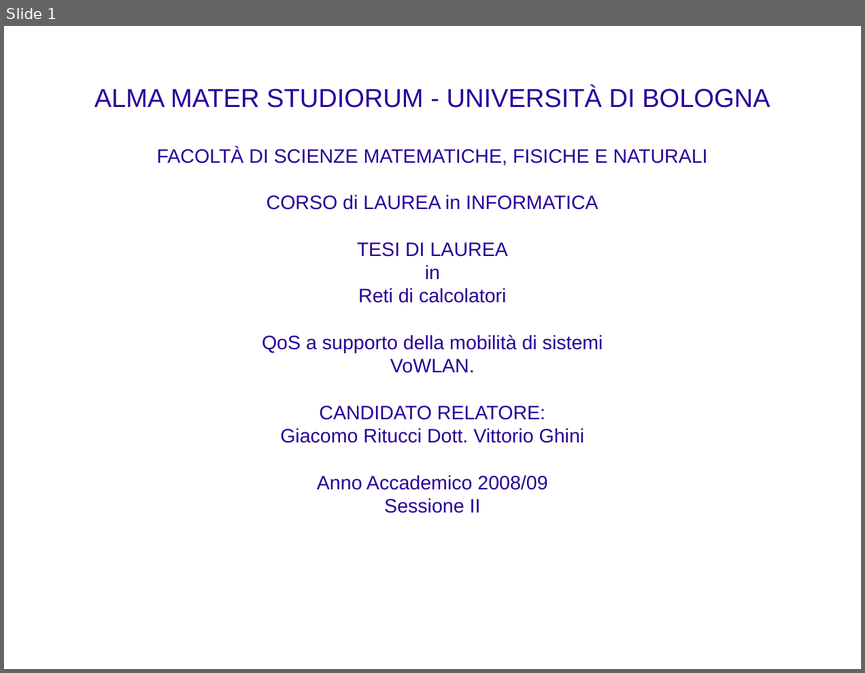
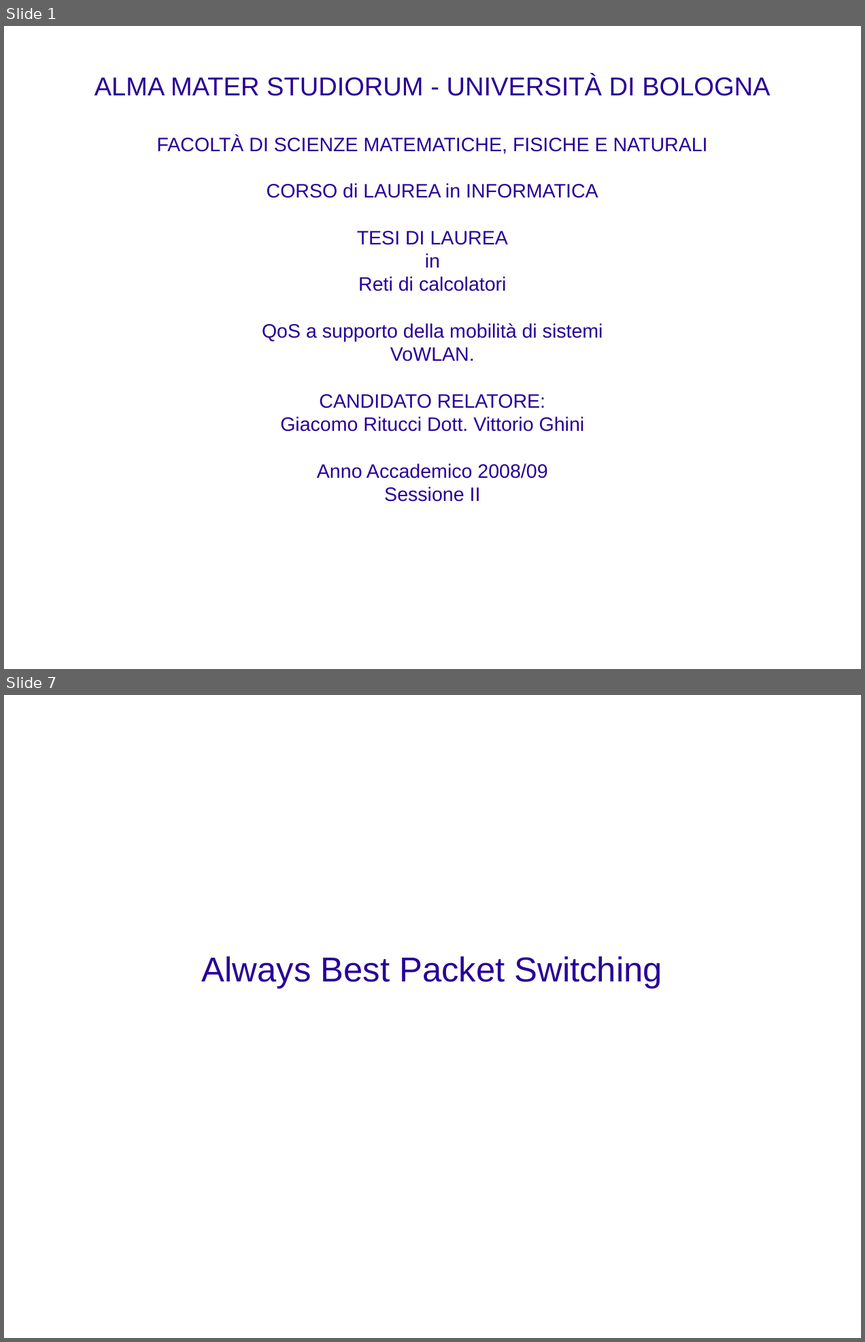
Before and after one commit to rjack/tesi-triennale, a slide deck: presentazione.odp. Shown one above the other, each under a label of ours: slide 1 before the commit, slides 1 and 7 after it; the slides between them are not shown. The pictures are 865x673 and 865x1342 pixels, drawn with LibreOffice and Linux fonts; fonts in the diff are those of the drawing; background and template pictures are left out. Boxes give left, top, right and bottom in pixels: in the first picture for what was removed or moved away, otherwise in the second. Text is boxed around its words. In the diff, an @@ line names an element or a change of style, - is before the commit and + after.

```diff
--- a/presentazione.odp
+++ b/presentazione.odp
@@ slide 7 added at <box>4,695,861,1338</box>, background picture (left out) @@
@@ subtitle added at <box>202,956,662,989</box>, 32 pt, text #280099 @@
+Always Best Packet Switching
@@ slide 1 changed as well @@
@@ subtitle "ALMA MATER STUDIORUM - UNIVERSITÀ ...": place and size @@
-subtitle "ALMA MATER STUDIORUM - UNIVERSITÀ ..." at <box>94,87,770,513</box>
+subtitle "ALMA MATER STUDIORUM - UNIVERSITÀ ..." at <box>94,75,770,501</box>
```
Also in this commit, not shown: 9 other slides added.
